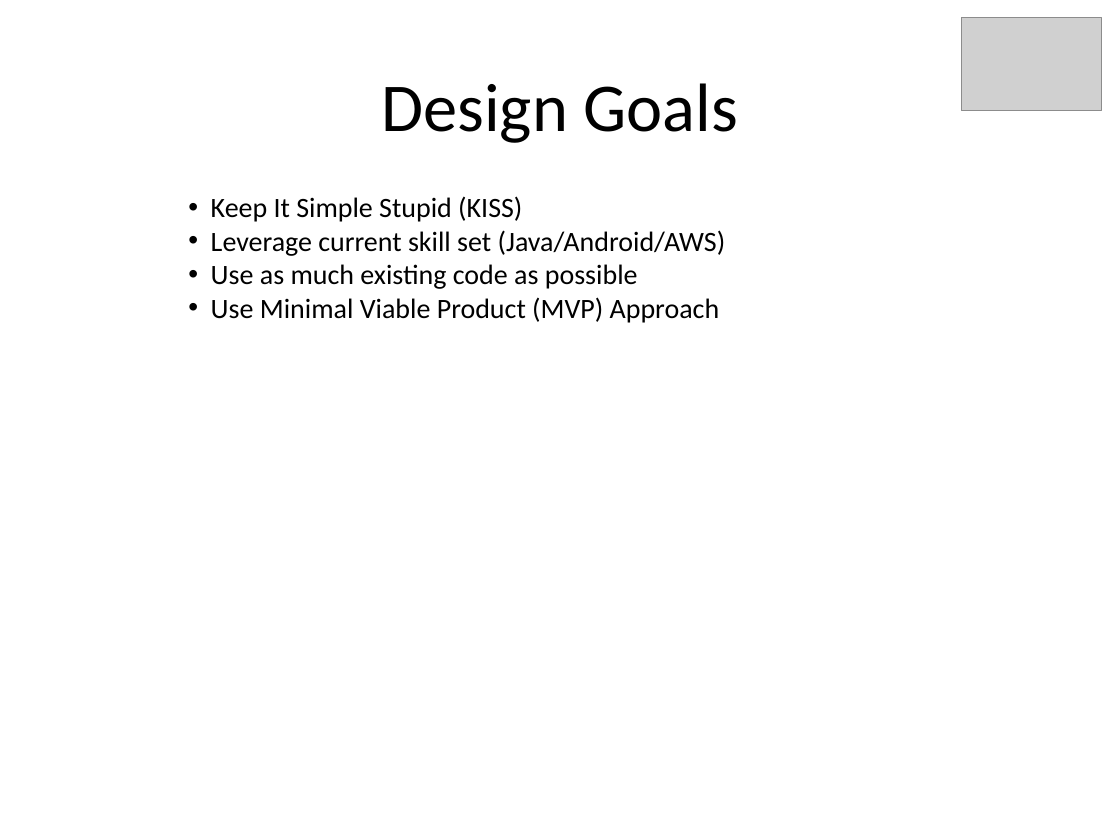
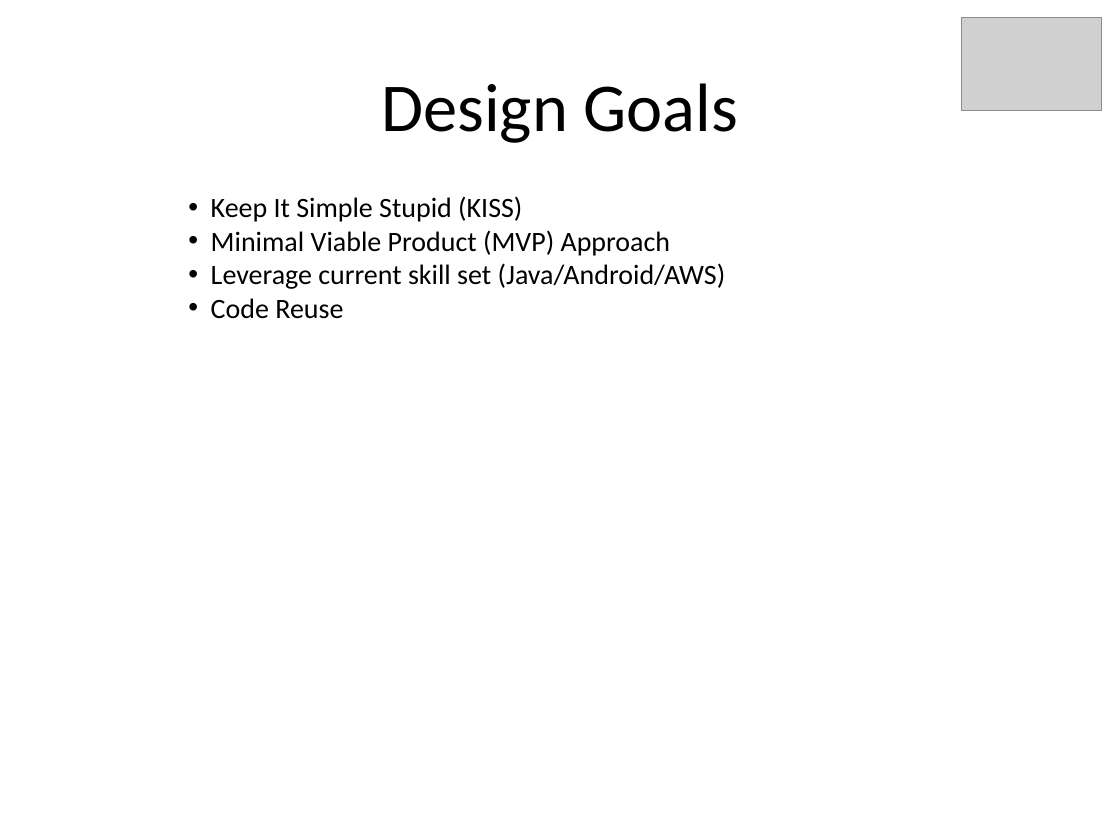
Before and after one commit to kskalvar/AWS-IoT-AndroidStudio, a slide deck: slide 5 of .assets/IoT-QuickStart-with-AWS.pptx (slide 6 before the commit). Drawn at 1120x840 pixels with LibreOffice and Linux fonts; fonts in the diff are those of the drawing; grey boxes stand for pictures. Boxes give left, top, right and bottom in pixels: in the first picture for what was removed or moved away, otherwise in the second. Text is boxed around its words. In the diff, an @@ line names an element or a change of style, - is before the commit and + after.

```diff
--- a/.assets/IoT-QuickStart-with-AWS.pptx
+++ b/.assets/IoT-QuickStart-with-AWS.pptx
@@ text at (211,230,671,256): paragraph added @@
+• Minimal Viable Product (MVP) Approach
@@ text at (211,298,343,319): text changed @@
-• Use as much existing code as possible
-• Use Minimal Viable Product (MVP) Approach
+• Code Reuse
```
Also in this commit, not shown: 10 other slides changed, 2 slides added, 1 slide removed, 1 other file.
